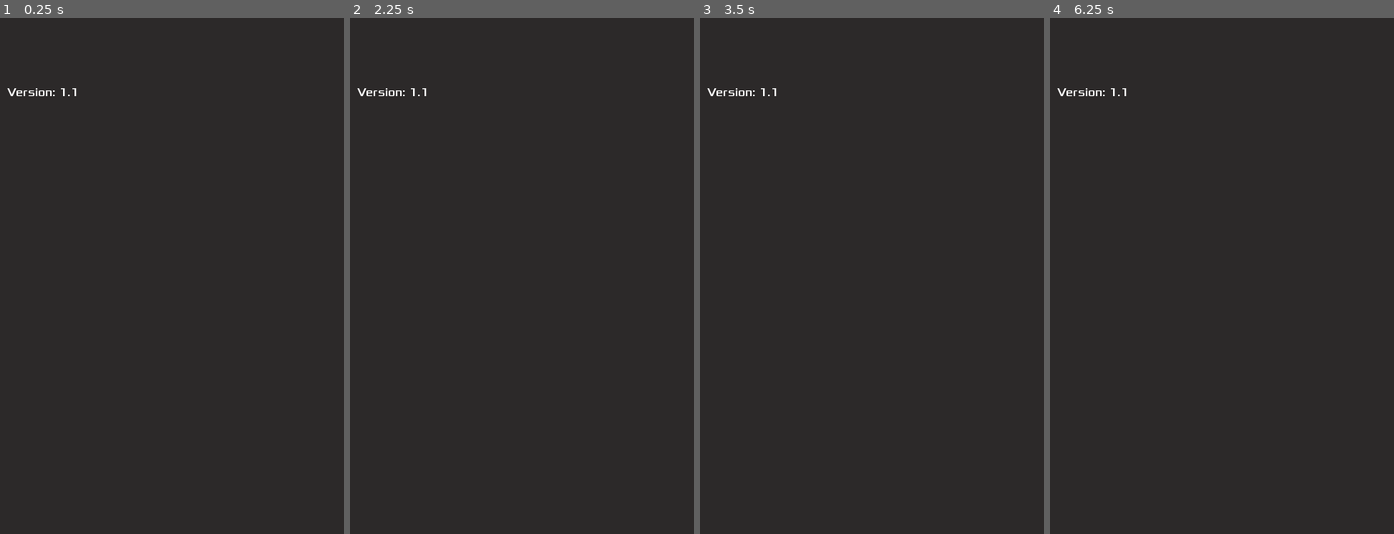
Above: before the commit, frames 1-4 (left to right).
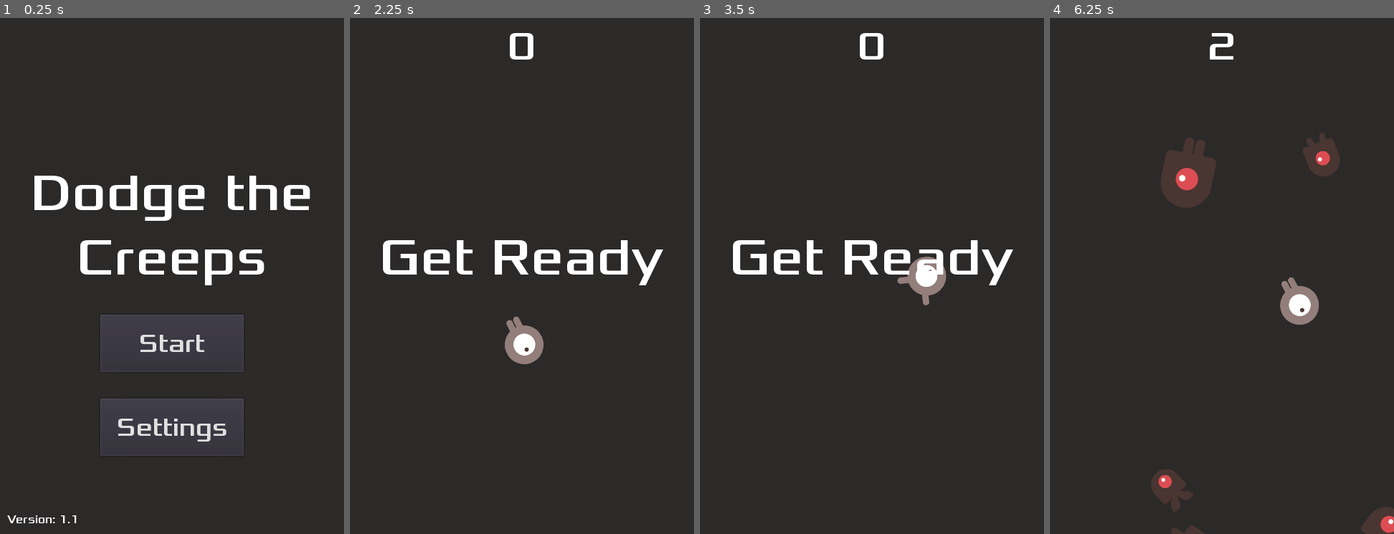
Above: after the commit, the same moments.

Repository: STYJ/Dodge-the-Creeps-enhanced-edition
Game: Godot game, scene res://main.tscn
Same seed, same stepped clock (60 frames per second), same inputs: the game is played once before the commit and once after it.
Inputs (mouse positions are in pixels of both pictures, inside the frame that each line leads up to):
- Up to frame 1 (0.25 s): no input
- Up to frame 2 (2.25 s): click (522, 425) at 0.5 s, where only the run after the commit has a clickable "Settings"; click (656, 69) at 1.25 s, where only the run after the commit has a clickable "X"; click (522, 343) at 2 s, where only the run after the commit has a clickable "Start"
- Up to frame 3 (3.5 s): tap Enter at 2.75 s; move the mouse to (947, 250) at 2.77 s; press the mouse at (947, 250) at 2.78 s
- Up to frame 4 (6.25 s): move the mouse to (1153, 301) at 3.52 s; release the mouse at (1153, 301) at 3.53 s; click (1153, 301) at 3.6 s; move the mouse to (1256, 162) at 4.27 s; press the mouse at (1256, 162) at 4.28 s; move the mouse to (1204, 379) at 5.02 s; release the mouse at (1204, 379) at 5.03 s; click (1204, 379) at 5.1 s; move the mouse to (1325, 353) at 5.77 s; press the mouse at (1325, 353) at 5.78 s

The runs differ from the first frame. In frame 1, 9.9% of the frame differs, in the area x 2-91%, y 13-98%; in frame 2, 3.3%; in frame 3, 3.1%; in frame 4, 4.2%.

Commit message:
updated settings menu

Diff:
--- a/HUD.gd
+++ b/HUD.gd
@@ -1,6 +1,7 @@
 extends CanvasLayer
 
 signal start_game
+signal new_modifier
 
 func show_message(text):
 	$VBoxContainer/Body/MessageLabel.text = text
@@ -38,12 +39,44 @@
 	# You don't want to do $VBoxContainer/Body/Buttons.hide() because it removes
 	# the entire element from the screen. This causes the message label to be
 	# out of alignment
-	$VBoxContainer/Body/Buttons/Start/Button.hide()
-	$VBoxContainer/Body/Buttons/Settings/Button.hide()
+	$VBoxContainer/Body/Buttons/Start/StartButton.hide()
+	$VBoxContainer/Body/Buttons/Settings/SettingsButton.hide()
 
 func show_buttons():
-	$VBoxContainer/Body/Buttons/Start/Button.show()
-	$VBoxContainer/Body/Buttons/Settings/Button.show()
+	$VBoxContainer/Body/Buttons/Start/StartButton.show()
+	$VBoxContainer/Body/Buttons/Settings/SettingsButton.show()
 
 func _on_MessageTimer_timeout():
 	$VBoxContainer/Body/MessageLabel.hide()
+
+
+func _on_SettingsButton_pressed():
+	$Settings.show()
+
+
+func _on_CloseButton_pressed():
+	$Settings.hide()
+
+
+func _on_HardcoreCheckbox_pressed():
+	var new_modifier = _calc_new_modifier(
+		$Settings/SettingsValues/Hardcore/HardcoreCheckbox.pressed,
+		int($Settings/DifficultyValue.text),
+		3
+	)
+	_set_difficulty_value(new_modifier)
+
+func _on_SpawnCheckbox_pressed():
+	var new_modifier = _calc_new_modifier(
+		$Settings/SettingsValues/Spawn/SpawnCheckbox.pressed,
+		int($Settings/DifficultyValue.text),
+		2
+	)
+	_set_difficulty_value(new_modifier)
+
+func _calc_new_modifier(property, curr, multiplier):
+	return curr * multiplier if property else curr / multiplier
+
+func _set_difficulty_value(modifier):
+	$Settings/DifficultyValue.text = " %dx" % modifier if modifier < 10 else "%dx" % modifier
+	emit_signal("new_modifier", modifier)
--- a/HUD.tscn
+++ b/HUD.tscn
@@ -1,7 +1,8 @@
-[gd_scene load_steps=8 format=2]
+[gd_scene load_steps=14 format=2]
 
 [ext_resource path="res://HUD.gd" type="Script" id=1]
 [ext_resource path="res://dodge_assets/fonts/Xolonium-Regular.ttf" type="DynamicFontData" id=2]
+[ext_resource path="res://dodge_assets/art/menu_bg.png" type="Texture" id=3]
 
 [sub_resource type="DynamicFont" id=1]
 size = 56
@@ -15,11 +16,31 @@
 size = 36
 font_data = ExtResource( 2 )
 
+[sub_resource type="DynamicFont" id=4]
+size = 36
+font_data = ExtResource( 2 )
+
 [sub_resource type="DynamicFont" id=5]
-size = 36
-font_data = ExtResource( 2 )
-
-[sub_resource type="DynamicFont" id=4]
+font_data = ExtResource( 2 )
+
+[sub_resource type="DynamicFont" id=6]
+size = 36
+font_data = ExtResource( 2 )
+
+[sub_resource type="DynamicFont" id=7]
+size = 64
+font_data = ExtResource( 2 )
+
+[sub_resource type="DynamicFont" id=8]
+size = 36
+font_data = ExtResource( 2 )
+
+[sub_resource type="DynamicFont" id=9]
+size = 36
+font_data = ExtResource( 2 )
+
+[sub_resource type="DynamicFont" id=10]
+size = 24
 font_data = ExtResource( 2 )
 
 [node name="HUD" type="CanvasLayer"]
@@ -56,7 +77,6 @@
 }
 
 [node name="Body" type="VBoxContainer" parent="VBoxContainer"]
-visible = false
 margin_top = 84.0
 margin_right = 480.0
 margin_bottom = 676.0
@@ -85,14 +105,13 @@
 size_flags_vertical = 3
 
 [node name="Start" type="MarginContainer" parent="VBoxContainer/Body/Buttons"]
-margin_left = -1.0
 margin_top = 32.0
-margin_right = 199.0
+margin_right = 200.0
 margin_bottom = 112.0
 size_flags_horizontal = 6
 size_flags_vertical = 6
 
-[node name="Button" type="Button" parent="VBoxContainer/Body/Buttons/Start"]
+[node name="StartButton" type="Button" parent="VBoxContainer/Body/Buttons/Start"]
 margin_right = 200.0
 margin_bottom = 80.0
 rect_min_size = Vector2( 200, 80 )
@@ -104,25 +123,24 @@
 }
 
 [node name="Settings" type="MarginContainer" parent="VBoxContainer/Body/Buttons"]
-margin_left = -1.0
 margin_top = 149.0
-margin_right = 199.0
+margin_right = 200.0
 margin_bottom = 229.0
 size_flags_horizontal = 6
 size_flags_vertical = 2
 
-[node name="Button" type="Button" parent="VBoxContainer/Body/Buttons/Settings"]
+[node name="SettingsButton" type="Button" parent="VBoxContainer/Body/Buttons/Settings"]
 margin_right = 200.0
 margin_bottom = 80.0
 rect_min_size = Vector2( 200, 80 )
 size_flags_horizontal = 0
-custom_fonts/font = SubResource( 5 )
+custom_fonts/font = SubResource( 4 )
 text = "Settings"
 
 [node name="Footer" type="HBoxContainer" parent="VBoxContainer"]
-margin_top = 84.0
-margin_right = 480.0
-margin_bottom = 124.0
+margin_top = 680.0
+margin_right = 480.0
+margin_bottom = 720.0
 rect_min_size = Vector2( 0, 40 )
 
 [node name="Version" type="MarginContainer" parent="VBoxContainer/Footer"]
@@ -134,19 +152,127 @@
 margin_top = 10.0
 margin_right = 120.0
 margin_bottom = 30.0
-custom_fonts/font = SubResource( 4 )
+custom_fonts/font = SubResource( 5 )
 text = "Version: 1.1"
 align = 1
 valign = 1
 
-[node name="TextureRect" type="TextureRect" parent="."]
+[node name="Settings" type="TextureRect" parent="."]
+visible = false
+anchor_right = 1.0
+anchor_bottom = 1.0
+margin_left = 23.0
+margin_top = 39.0
+margin_right = -18.0
+margin_bottom = -43.0
+texture = ExtResource( 3 )
+stretch_mode = 1
+__meta__ = {
+"_edit_use_anchors_": false
+}
+
+[node name="CloseButton" type="Button" parent="Settings"]
+anchor_left = 1.0
+anchor_right = 1.0
+margin_left = -60.0
+margin_top = 10.0
+margin_right = -10.0
+margin_bottom = 60.0
+custom_fonts/font = SubResource( 6 )
+text = "X"
+__meta__ = {
+"_edit_use_anchors_": false
+}
+
+[node name="SettingsLabel" type="Label" parent="Settings"]
+anchor_right = 1.0
+margin_top = 37.0
+margin_bottom = 115.0
+custom_fonts/font = SubResource( 7 )
+text = "Settings"
+align = 1
+__meta__ = {
+"_edit_use_anchors_": false
+}
+
+[node name="DifficultyLabel" type="Label" parent="Settings"]
+anchor_left = 0.5
+anchor_right = 0.5
+margin_left = -207.238
+margin_top = 145.0
+margin_right = 132.762
+margin_bottom = 189.0
+custom_fonts/font = SubResource( 8 )
+text = "Difficulty Modifier:"
+__meta__ = {
+"_edit_use_anchors_": false
+}
+
+[node name="DifficultyValue" type="Label" parent="Settings"]
+anchor_left = 0.5
+anchor_right = 0.5
+margin_left = 134.5
+margin_top = 145.0
+margin_right = 194.5
+margin_bottom = 189.0
+custom_fonts/font = SubResource( 9 )
+text = " 1x"
+__meta__ = {
+"_edit_use_anchors_": false
+}
+
+[node name="SettingsValues" type="VBoxContainer" parent="Settings"]
+anchor_left = 0.5
 anchor_top = 0.5
-anchor_right = 1.0
+anchor_right = 0.5
 anchor_bottom = 0.5
-margin_top = -0.5
-margin_bottom = 0.5
-__meta__ = {
-"_edit_use_anchors_": false
-}
+margin_left = -149.0
+margin_top = -92.0
+margin_right = 149.0
+margin_bottom = 92.0
+__meta__ = {
+"_edit_group_": true,
+"_edit_use_anchors_": false
+}
+
+[node name="Hardcore" type="HBoxContainer" parent="Settings/SettingsValues"]
+margin_right = 298.0
+margin_bottom = 30.0
+
+[node name="HardcoreCheckbox" type="CheckBox" parent="Settings/SettingsValues/Hardcore"]
+margin_right = 24.0
+margin_bottom = 30.0
+size_flags_horizontal = 5
+
+[node name="HardcoreLabel" type="Label" parent="Settings/SettingsValues/Hardcore"]
+margin_left = 28.0
+margin_right = 298.0
+margin_bottom = 30.0
+size_flags_horizontal = 3
+size_flags_vertical = 1
+custom_fonts/font = SubResource( 10 )
+text = "Single Life"
+
+[node name="Spawn" type="HBoxContainer" parent="Settings/SettingsValues"]
+margin_top = 34.0
+margin_right = 298.0
+margin_bottom = 64.0
+
+[node name="SpawnCheckbox" type="CheckBox" parent="Settings/SettingsValues/Spawn"]
+margin_right = 24.0
+margin_bottom = 30.0
+
+[node name="SpawnLabel" type="Label" parent="Settings/SettingsValues/Spawn"]
+margin_left = 28.0
+margin_right = 298.0
+margin_bottom = 30.0
+size_flags_horizontal = 3
+size_flags_vertical = 1
+custom_fonts/font = SubResource( 10 )
+text = "Increased Spawn"
 [connection signal="timeout" from="MessageTimer" to="." method="_on_MessageTimer_timeout"]
-[connection signal="pressed" from="VBoxContainer/Body/Buttons/Start/Button" to="." method="_on_StartButton_pressed"]
+[connection signal="pressed" from="VBoxContainer/Body/Buttons/Start/StartButton" to="." method="_on_StartButton_pressed"]
+[connection signal="pressed" from="VBoxContainer/Body/Buttons/Settings/SettingsButton" to="." method="_on_SettingsButton_pressed"]
+[connection signal="pressed" from="Settings/CloseButton" to="." method="_on_CloseButton_pressed"]
+[connection signal="pressed" from="Settings/SettingsValues/Hardcore/HardcoreCheckbox" to="." method="_on_HardcoreCheckbox_pressed"]
+[connection signal="pressed" from="Settings/SettingsValues/Spawn/SpawnCheckbox" to="." method="_on_SpawnCheckbox_pressed"]
Binary file added: dodge_assets/art/menu_bg.png
Not shown, added: dodge_assets/art/menu_bg.png.import
